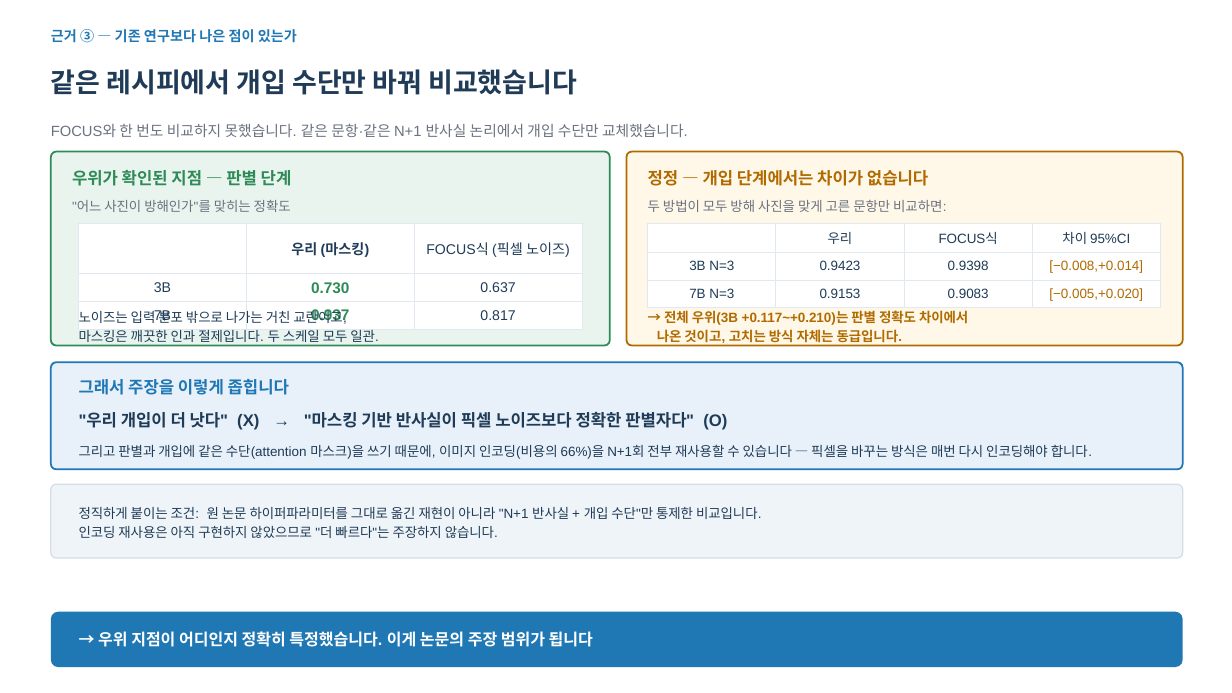
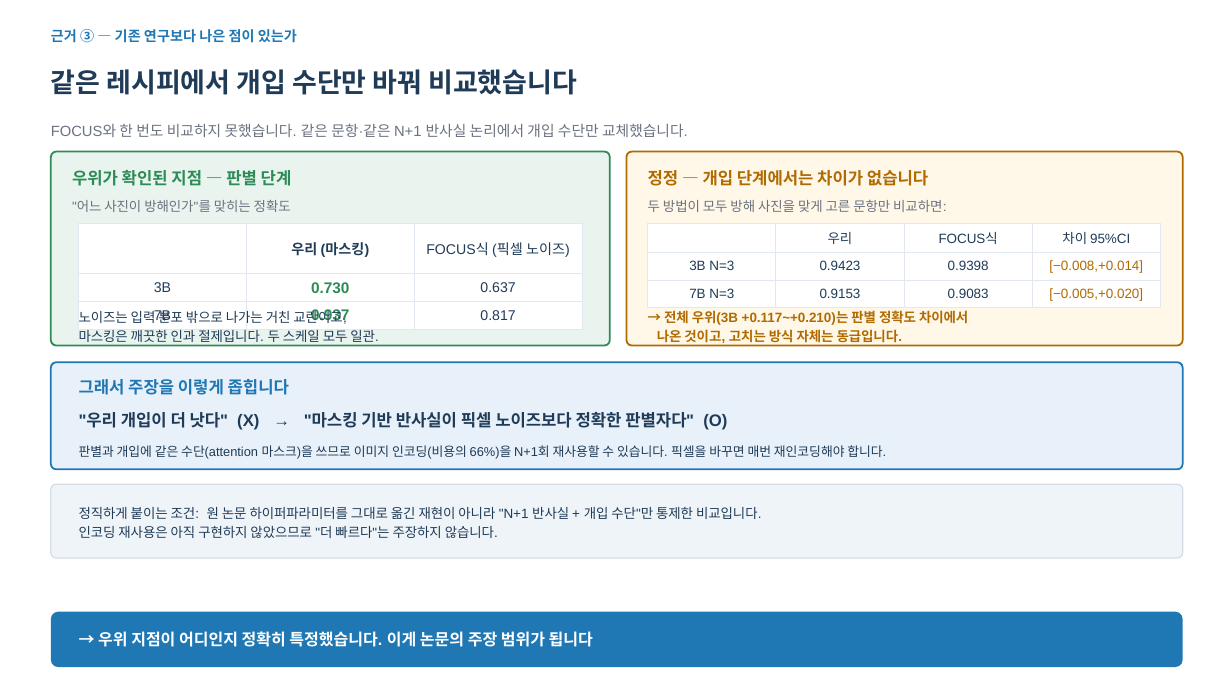
Before and after one commit to hsmai/Source-Depth, a slide deck: slide 4 of meeting/SourceDepth_weekly_v9.pptx. Drawn at 1232x693 pixels with LibreOffice and Linux fonts; fonts in the diff are those of the drawing. Boxes give left, top, right and bottom in pixels: in the first picture for what was removed or moved away, otherwise in the second. Text is boxed around its words. In the diff, an @@ line names an element or a change of style, - is before the commit and + after.

```diff
--- a/meeting/SourceDepth_weekly_v9.pptx
+++ b/meeting/SourceDepth_weekly_v9.pptx
@@ text at [79,445,886,459]: text changed; size 10.5 to 10 pt @@
-그리고 판별과 개입에 같은 수단(attention 마스크)을 쓰기 때문에, 이미지 인코딩(비용의 66%)을 N+1회 전부 재사용할 수 있습니다 — 픽셀을 바꾸는 방식은 매번 다시 인코딩해야 합니다.
+판별과 개입에 같은 수단(attention 마스크)을 쓰므로 이미지 인코딩(비용의 66%)을 N+1회 재사용할 수 있습니다. 픽셀을 바꾸면 매번 재인코딩해야 합니다.
```
Also in this commit, not shown: 2 other files.
